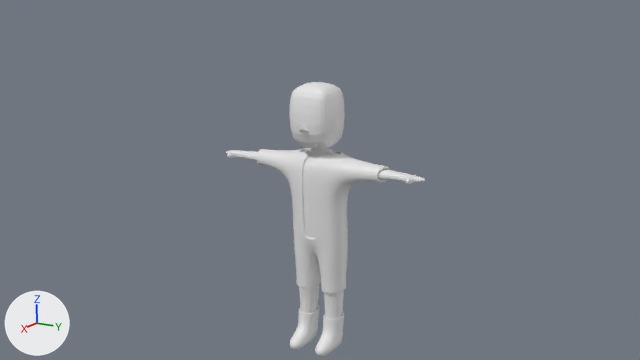
Before and after pictures for a commit that changed the Blender file Models/Model/character.blend.
Both versions are drawn from the file's camera 'Camera'. Every picture has the same lights, and +X, +Y and +Z are marked at lower left.
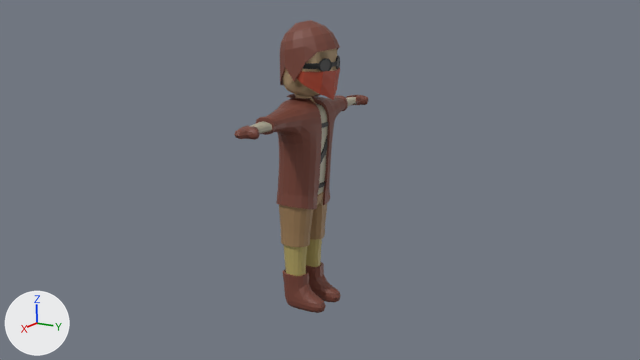
Changed parts and their boxes (x1, y1, x2, y2) in the pictures (640 x 360 px; the box of a moved part takes in the faces that stretch with it):
'Cube.004', reshaped, moved, turned, modifiers changed
    before: (257, 148, 389, 356)
    after: (279, 192, 327, 247)
'Cube.003', added (brown)
    after: (256, 94, 348, 313)
'Cube', reshaped, moved, turned
    before: (226, 148, 425, 319)
    after: (250, 48, 356, 276)
'Cube.001', deleted
    before: (289, 82, 345, 149)
'Circle', added (brown)
    after: (280, 20, 340, 85)
'Plane.001', added (red)
    after: (297, 68, 340, 100)
'Cube.006', added (brown)
    after: (234, 95, 368, 140)
'Circle.001', added
    after: (303, 56, 340, 72)
'Plane', added
    after: (320, 135, 328, 164)
part 1 of me_cube, added (brown)
    after: (283, 48, 337, 97)
part 2 of me_cube, recoloured
    before: (305, 148, 337, 157)
    after: (295, 94, 315, 103)
part 3 of me_cube, recoloured
    before: (226, 150, 425, 238)
    after: (250, 97, 356, 195)
part 4 of me_cube, recoloured
    before: (299, 285, 344, 319)
    after: (284, 239, 322, 276)
part 5 of me_cube_004, deleted
    before: (290, 306, 344, 356)
part 6 of me_cube_004, moved or reshaped
    before: (257, 148, 389, 246)
    after: (279, 192, 327, 247)
part 7 of me_cube_004, recoloured
    before: (293, 228, 348, 293)

Edits to the bpy script that builds the scene:
```text
Add mat_outpant:
    mat_outpant = principled_material('Outpant')
    mat_outpant.base_color = (0.319, 0.191, 0.0865)  # brown #997953
Add mat_pants:
    mat_pants = principled_material('Pants')
    mat_pants.base_color = (0.434, 0.356, 0.12)  # yellow #b0a161
Add mat_clothe:
    mat_clothe = principled_material('Clothe')
    mat_clothe.base_color = (0.429, 0.402, 0.305)  # grey #afaa96
Add mat_skin:
    mat_skin = principled_material('Skin')
    mat_skin.base_color = (0.631, 0.451, 0.262)  # beige #d0b38c
Change me_cube:
    used by ob_cube; location = (-0.22, 0.0, 3.31); scale = (0.708, 0.853, 1.35)
    remove me_cube.from_pydata(...)  # 869 vertices, 840 faces; spans x -0.98..1.24, y -4.06..0.0, z -3.48..1.35
    add me_cube.from_pydata(...)  # 1299 vertices, 1692 faces; spans x -0.98..1.42, y -4.06..0.94, z -3.48..2.68
    me_cube part 1: a new loose piece of 426 vertices spanning x -0.8..1.31, y -0.94..0.94, z 1.25..2.68, in mat_skin (beige #d0b38c)
    me_cube part 2: 144 faces spanning x -0.6..0.52, y -0.61..0.0, z 1.05..1.35 switch from no material to mat_skin (beige #d0b38c)
    me_cube part 3: 610 faces spanning x -0.98..1.24, y -4.06..0.0, z -3.48..1.08 switch from no material to mat_clothe (grey #afaa96)
    me_cube part 4: 86 faces spanning x -0.7..0.76, y -0.9..-0.18, z -3.27..-1.77 switch from no material to mat_pants (yellow #b0a161)
Change me_cube_004:
    used by ob_cube_004; location = (-0.22, 0.0, 3.31); scale = (0.708, 0.853, 1.35)
    remove me_cube_004.from_pydata(...)  # 490 vertices, 444 faces; spans x -0.98..1.24, y -2.57..0.0, z -3.48..1.08
    add me_cube_004.from_pydata(...)  # 218 vertices, 218 faces; spans x -0.95..0.75, y -1.02..0.05, z -2.09..-0.84
    me_cube_004 part 5: the loose piece of 169 vertices spanning x -0.6..1.24, y -0.85..-0.24, z -3.48..-2.71 is deleted
    me_cube_004 part 6
    180 vertices are removed from x -0.98..0.9, y -2.57..0.0, z -0.79..1.08
    284 faces are deleted
    32 vertices move from x -0.97..0.76, y -0.96..0.0, z -0.79..-0.3 to x -0.95..0.75, y -1.02..0.01, z -1.27..-0.84
    77 vertices are added at x -0.84..0.73, y -0.99..0.05, z -2.09..-0.98
    218 new faces join them
    me_cube_004 part 7: 121 faces spanning x -0.95..0.75, y -1.02..0.01, z -2.09..-0.84 switch from no material to mat_outpant (brown #997953)
Add me_plane_001:
    me_plane_001.from_pydata([(-1.0, -1.0, 0.0), (1.66, -1.04, -0.16), (-1.0, 1.0, 0.0), (2.45, 1.03, 0.09), (-0.79, -2.64, -1.48), (0.72, -2.62, -1.41), (-0.67, -2.91, -2.48), (0.2, -2.85, -2.28), (0.33, -1.02, -0.08), (0.46, 1.0, 0.01), (-0.03, -2.63, -1.44), (-0.24, -2.88, -2.38)], [], [(8, 1, 3, 9), (8, 0, 4, 10), (10, 4, 6, 11), (5, 10, 11, 7), (1, 8, 10, 5), (0, 8, 9, 2)])
    me_plane_001.materials.append(mat_bandana)  # red #a94129
Remove ob_cube_001:
    ob_cube_001 = bpy.data.objects.new('Cube.001', me_cube_001)
Change ob_cube:
    ob_cube.location: (-0.22, 0.0, 3.31) -> (0.04, -0.37, 4.86)
    ob_cube.rotation_euler: (0.0, 0.0, 0.0) -> (0.0, 0.0, 1.571)  # degrees (0, 0, 0) -> degrees (0, 0, 90)
    where _m = ob_cube.modifiers.new('Mirror.001', 'MIRROR')
    remove _m.mirror_object = ob_cube_001
Change ob_cube_004:
    ob_cube_004.location: (-0.22, 0.0, 3.31) -> (0.04, -0.37, 4.86)
    ob_cube_004.rotation_euler: (0.0, 0.0, 0.0) -> (0.0, 0.0, 1.571)  # degrees (0, 0, 0) -> degrees (0, 0, 90)
    where _m = ob_cube_004.modifiers.new('Mirror.001', 'MIRROR')
    remove _m.mirror_object = ob_cube_001
    remove _m = ob_cube_004.modifiers.new('Solidify', 'SOLIDIFY')
    remove _m.thickness = 0.06
    remove _m.offset = 1.0
    remove _m.edge_crease_inner = 0.49
    remove _m.edge_crease_outer = 0.435
    remove _m = ob_cube_004.modifiers.new('Subdivision', 'SUBSURF')
    remove _m.levels = 0
Add ob_plane_001:
    ob_plane_001 = bpy.data.objects.new('Plane.001', me_plane_001)  # modifiers MIRROR
    ob_plane_001.location = (0.28, 0.59, 7.09)
    ob_plane_001.rotation_euler = (0.262, 1.683, 1.571)  # degrees (15, 96, 90)
    ob_plane_001.scale = (0.249, 0.249, 0.249)
Add ob_plane:
    ob_plane = bpy.data.objects.new('Plane', me_plane)  # 12 vertices, 10 faces; spans x -1.04..1.07, y -0.98..1.02, z -0.17..0.25; in mat_strap (black #050505)
    ob_plane.location = (0.04, 0.25, 4.88)
    ob_plane.rotation_euler = (1.419, 2.155, 3.044)  # degrees (81, 123, 174)
    ob_plane.scale = (0.497, 0.112, 0.239)
Add ob_circle_001:
    ob_circle_001 = bpy.data.objects.new('Circle.001', me_circle_001)  # 94 vertices, 80 faces; spans x -1.0..1.0, y -2.52..1.67, z -1.48..0.17; in mat_strap (black #050505), mat_glass (dark grey #4c4c4c); modifiers MIRROR
    ob_circle_001.location = (0.4, 0.52, 7.5)
    ob_circle_001.rotation_euler = (-1.229, 1.571, 0.0)  # degrees (-70, 90, 0)
    ob_circle_001.scale = (0.2, 0.231, 0.231)
Add ob_cube_003:
    ob_cube_003 = bpy.data.objects.new('Cube.003', me_cube_006)  # 870 vertices, 865 faces; spans x -1.06..1.32, y -2.55..0.06, z -3.56..1.22; in mat_outside_clothe (brown #764235); modifiers MIRROR
    ob_cube_003.location = (0.04, -0.37, 4.86)
    ob_cube_003.rotation_euler = (0.0, 0.0, 1.571)  # degrees (0, 0, 90)
    ob_cube_003.scale = (0.738, 0.853, 1.37)
Add ob_circle:
    ob_circle = bpy.data.objects.new('Circle', me_circle)  # 160 vertices, 146 faces; spans x -1.2..1.0, y -1.0..1.0, z -0.78..0.93; in mat_outside_clothe (brown #764235)
    ob_circle.location = (0.04, -0.19, 7.76)
    ob_circle.rotation_euler = (0.0, -0.228, 1.571)  # degrees (0, -13, 90)
    ob_circle.scale = (0.91, 0.855, 0.999)
Add ob_cube_006:
    ob_cube_006 = bpy.data.objects.new('Cube.006', me_cube_009)  # 324 vertices, 322 faces; spans x -0.291..0.697, y -4.097..-3.217, z 0.692..0.933; in mat_outside_clothe (brown #764235); modifiers MIRROR
    ob_cube_006.location = (0.04, -0.37, 4.86)
    ob_cube_006.rotation_euler = (0.0, 0.0, 1.571)  # degrees (0, 0, 90)
    ob_cube_006.scale = (0.708, 0.853, 1.35)
```
